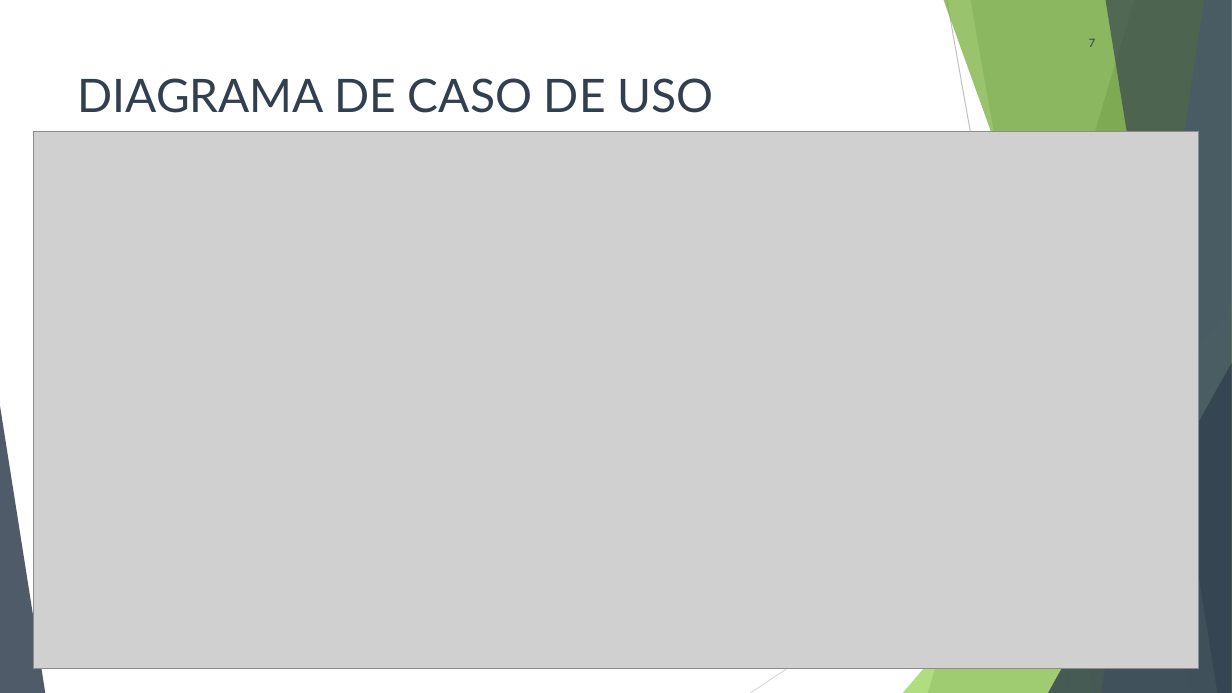
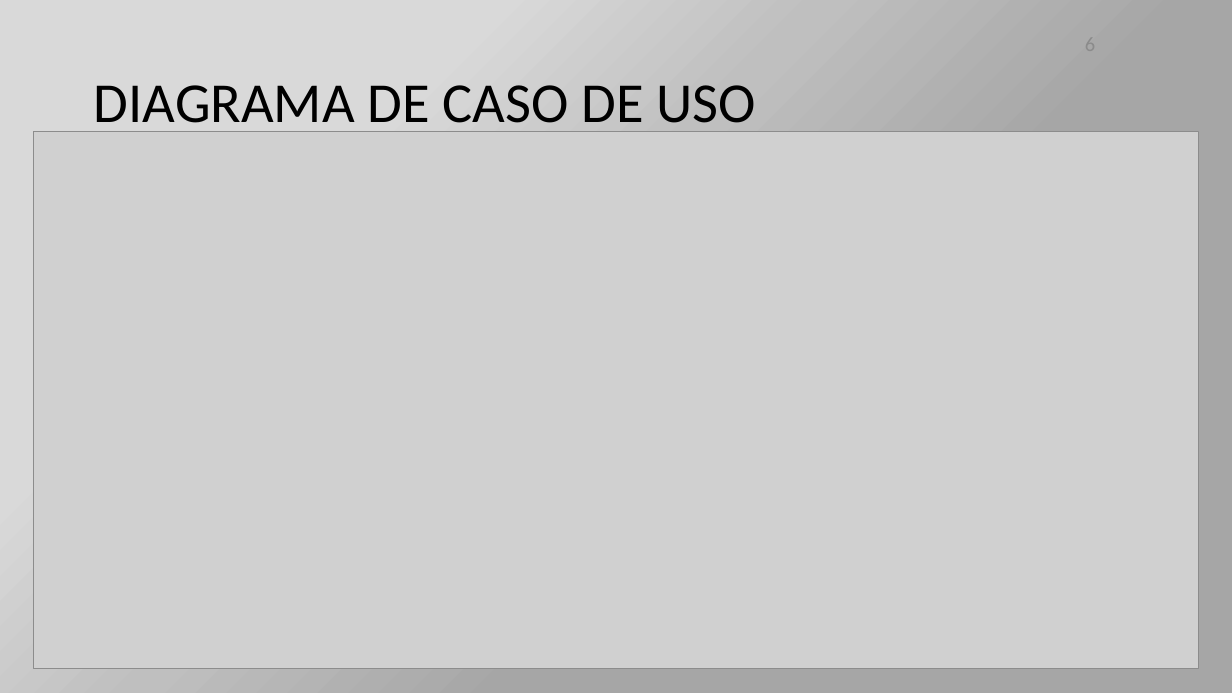
Before and after one commit to IsabelaSucharski/OpinemBem, a slide deck: slide 6 of Documentos/Opinem Bem TCC.pptx (slide 7 before the commit). Drawn at 1232x693 pixels with LibreOffice and Linux fonts; fonts in the diff are those of the drawing; grey boxes stand for pictures. Boxes give left, top, right and bottom in pixels: in the first picture for what was removed or moved away, otherwise in the second. Text is boxed around its words. In the diff, an @@ line names an element or a change of style, - is before the commit and + after.

```diff
--- a/Documentos/Opinem Bem TCC.pptx
+++ b/Documentos/Opinem Bem TCC.pptx
@@ background #FFFFFF to gradient #A6A6A6 to #BFBFBF to #D9D9D9 @@
@@ title "DIAGRAMA DE CASO DE USO": place and size @@
-title "DIAGRAMA DE CASO DE USO" at box(78, 78, 714, 113)
+title "DIAGRAMA DE CASO DE USO" at box(94, 85, 755, 132)
@@ title "DIAGRAMA DE CASO DE USO" at box(94, 85, 755, 132): size 36 to 44 pt, font Lato to Calibri, text colour #323F4F to #000000; line spacing 1 to 0.9; vertical alignment top to middle @@
@@ page number removed at box(1089, 39, 1096, 47) @@
-7
@@ group removed at box(0, 0, 1232, 693): 5 freeform shapes, 3 triangles, 2 lines @@
```
Also in this commit, not shown: 5 other slides changed, 4 slides added, 3 slides removed, 1 other file.
